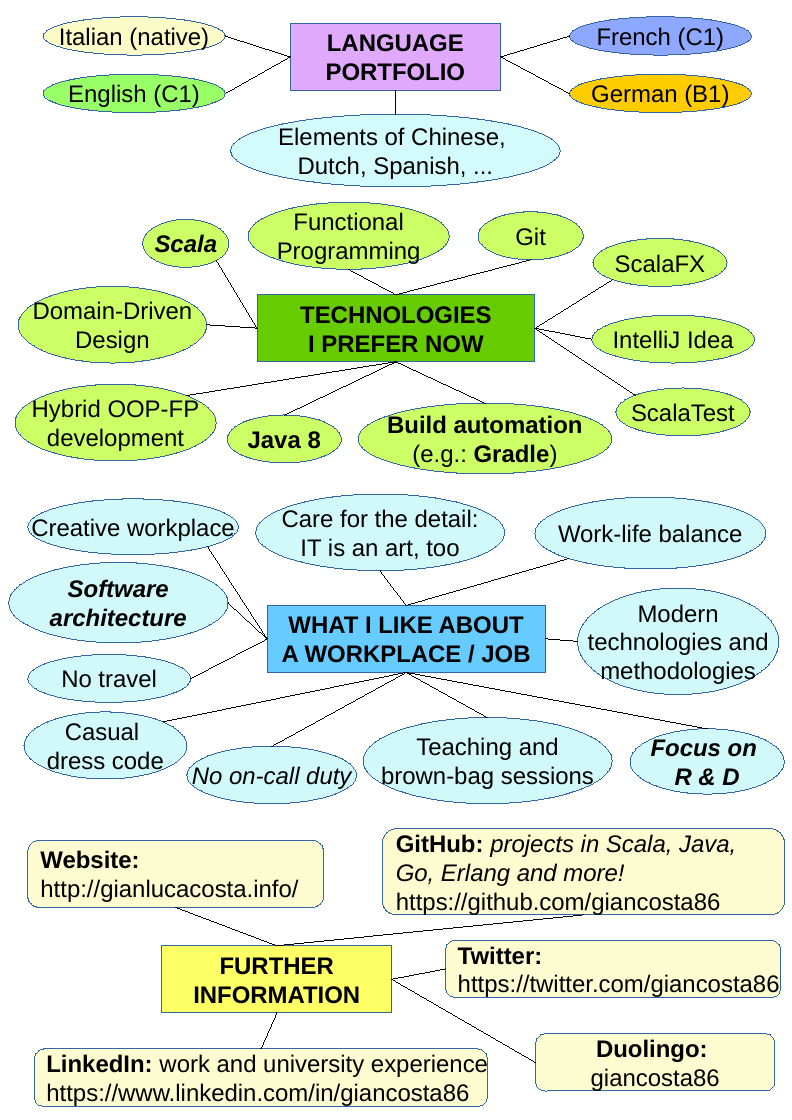
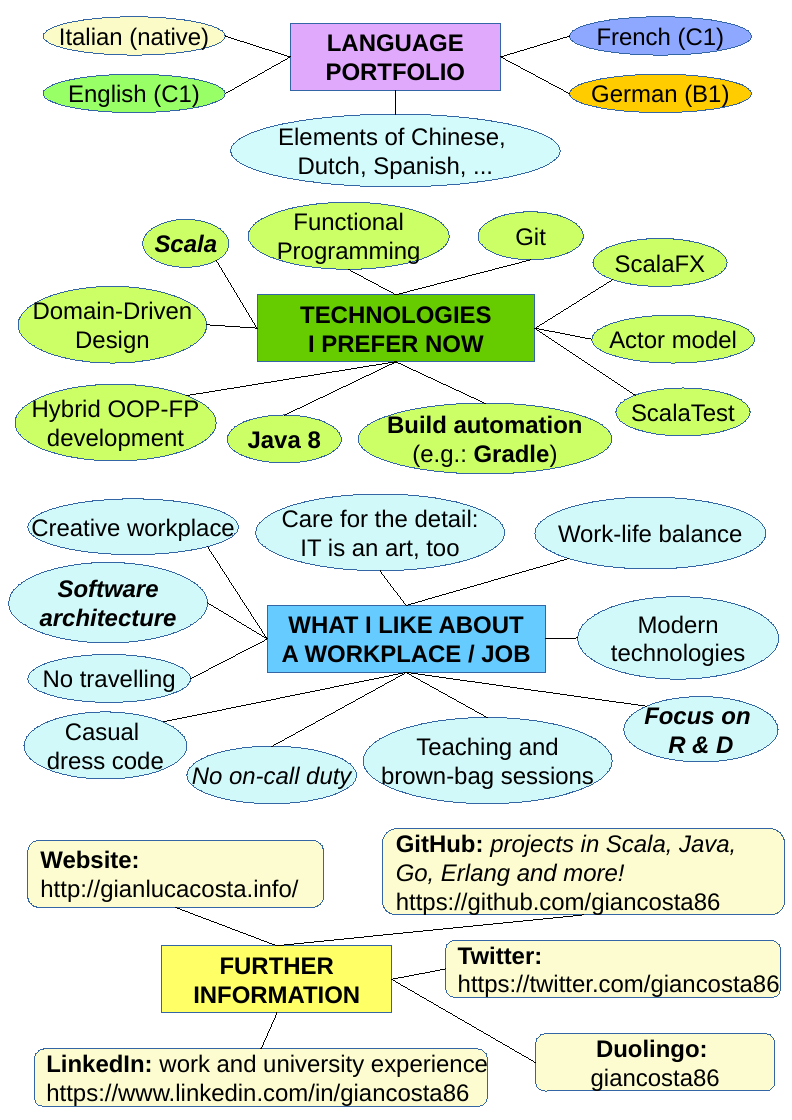
Before and after one commit to giancosta86/giancosta86.github.io, a slide deck: slide 2 of _sources/cv_costa_en.odp. Drawn at 792x1120 pixels with LibreOffice and Linux fonts; fonts in the diff are those of the drawing. Boxes give left, top, right and bottom in pixels: in the first picture for what was removed or moved away, otherwise in the second. Text is boxed around its words. In the diff, an @@ line names an element or a change of style, - is before the commit and + after.

```diff
--- a/_sources/cv_costa_en.odp
+++ b/_sources/cv_costa_en.odp
@@ text in ellipse at [609,330,737,349]: text changed @@
-IntelliJ Idea
+Actor model
@@ ellipse "Software architecture": place and size @@
-ellipse "Software architecture" at [9,562,228,643]
+ellipse "Software architecture" at [9,562,208,643]
@@ ellipse "Modern technologies": place and size @@
-ellipse "Modern technologies" at [577,588,779,694]
+ellipse "Modern technologies" at [577,597,779,679]
@@ line moved from (228, 602) - (267, 639) to (208, 602) - (267, 639) @@
@@ text in ellipse at [611,615,745,666]: text changed @@
-Modern
-technologies and
-methodologies
+Modern
+technologies
@@ line moved from (577, 642) - (545, 639) to (577, 638) - (545, 639) @@
@@ text in ellipse at [43,669,176,693]: text changed @@
-No travel
+No travelling
@@ line moved from (406, 672) - (707, 729) to (406, 672) - (646, 706) @@
@@ ellipse "Focus on": place and size @@
-ellipse "Focus on" at [630,729,784,794]
+ellipse "Focus on" at [623,696,778,761]
```
Also in this commit, not shown: 2 other files.
